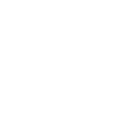
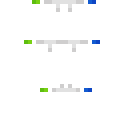
Layered file, before and after one edit (128x128). Changes by layer:
added layer "Layer 5" above "Rectangle 1" over [40, 84, 92, 92]
added layer "Rectangle 1" above "Layer 4" over [24, 40, 100, 52]
added layer "Layer 4" above "Layer 5 copy" over [32, 0, 96, 12]
